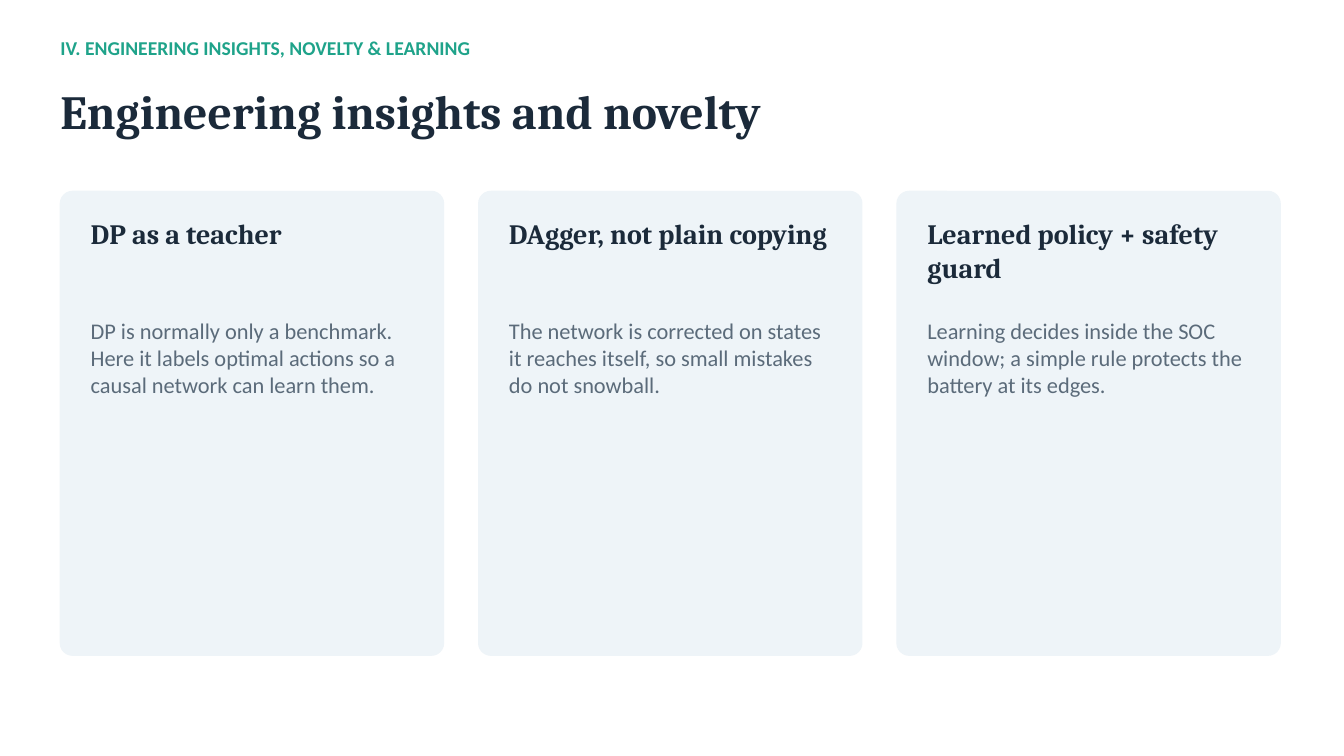
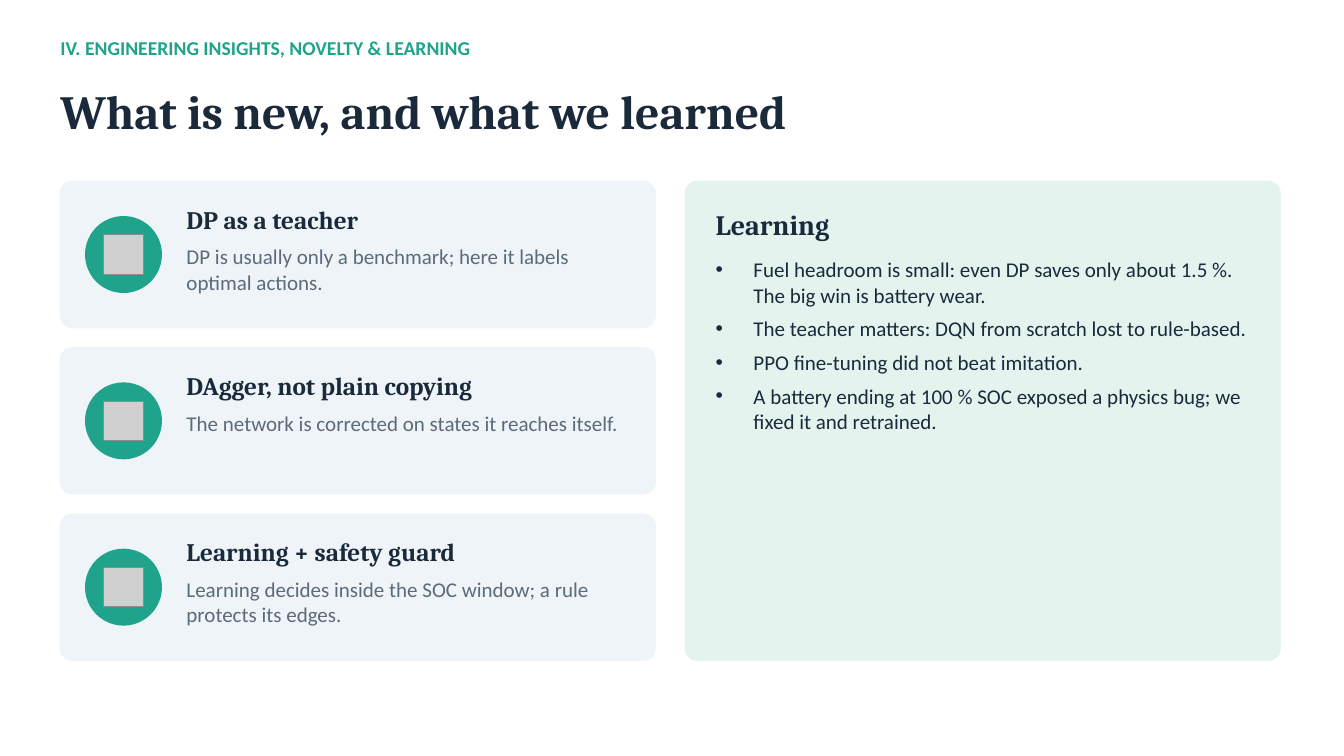
Before and after one commit to Uchihakamal1816/hev-torque-split-drl, a slide deck: slide 10 of HEV_Torque_Split_RL.pptx (slide 11 before the commit). Drawn at 1344x756 pixels with LibreOffice and Linux fonts; fonts in the diff are those of the drawing; grey boxes stand for pictures. Boxes give left, top, right and bottom in pixels: in the first picture for what was removed or moved away, otherwise in the second. Text is boxed around its words. In the diff, an @@ line names an element or a change of style, - is before the commit and + after.

```diff
--- a/HEV_Torque_Split_RL.pptx
+++ b/HEV_Torque_Split_RL.pptx
@@ text at (60,96,786,136): text changed @@
-Engineering insights and novelty
+What is new, and what we learned
@@ rounded rectangle: place and size @@
-rounded rectangle at (60,192,444,655)
+rounded rectangle at (60,181,655,328)
@@ rounded rectangle at (60,181,655,328): proportions changed @@
@@ text "DP as a teacher": place and size @@
-text "DP as a teacher" at (91,224,281,245)
+text "DP as a teacher" at (186,211,358,229)
@@ text "DP as a teacher" at (186,211,358,229): size 20 to 18 pt; vertical alignment top to middle @@
@@ rounded rectangle removed at (479,192,862,655) @@
@@ rounded rectangle: place and size @@
-rounded rectangle at (897,192,1280,655)
+rounded rectangle at (686,181,1280,660)
@@ rounded rectangle at (686,181,1280,660): fill #EEF4F8 to #E3F4EF; outline #EEF4F8 1 pt to #E3F4EF 1 pt; proportions changed @@
@@ ellipse added at (86,217,161,292), fill #1FA38A, outline #1FA38A 1 pt @@
@@ picture added at (104,235,143,274) @@
@@ text added at (716,215,830,241), 20 pt, text #1B2A3A, bold @@
+Learning
@@ text removed at (927,224,1218,284) @@
-Learned policy + safety guard
@@ text at (186,249,568,294): text changed; size 16 to 15 pt @@
-DP is normally only a benchmark. Here it labels optimal actions so a causal network can learn them.
+DP is usually only a benchmark; here it labels optimal actions.
@@ text added at (753,262,1246,429), 15 pt, text #1B2A3A @@
+• Fuel headroom is small: even DP saves only about 1.5 %. The big win is battery wear.
+• The teacher matters: DQN from scratch lost to rule-based.
+• PPO fine-tuning did not beat imitation.
+• A battery ending at 100 % SOC exposed a physics bug; we fixed it and retrained.
@@ rounded rectangle added at (60,348,655,494), fill #EEF4F8, outline #EEF4F8 1 pt @@
@@ ellipse added at (86,383,161,459), fill #1FA38A, outline #1FA38A 1 pt @@
@@ text "DAgger, not plain copying" at (186,377,472,401): size 20 to 18 pt; vertical alignment top to middle @@
@@ text "DAgger, not plain copying": place and size @@
-text "DAgger, not plain copying" at (509,224,827,250)
+text "DAgger, not plain copying" at (186,377,472,401)
@@ picture added at (104,401,143,441) @@
@@ text at (186,416,618,431): text changed; size 16 to 15 pt @@
-The network is corrected on states it reaches itself, so small mistakes do not snowball.
+The network is corrected on states it reaches itself.
@@ rounded rectangle added at (60,514,655,660), fill #EEF4F8, outline #EEF4F8 1 pt @@
@@ ellipse added at (86,549,161,625), fill #1FA38A, outline #1FA38A 1 pt @@
@@ picture added at (104,568,143,607) @@
@@ text added at (186,543,455,567), 18 pt, text #1B2A3A, bold @@
+Learning + safety guard
@@ text at (186,582,589,626): text changed; size 16 to 15 pt @@
-Learning decides inside the SOC window; a simple rule protects the battery at its edges.
+Learning decides inside the SOC window; a rule protects its edges.
```
Also in this commit, not shown: 8 other slides changed, 3 slides added, 6 slides removed, 1 other file.
